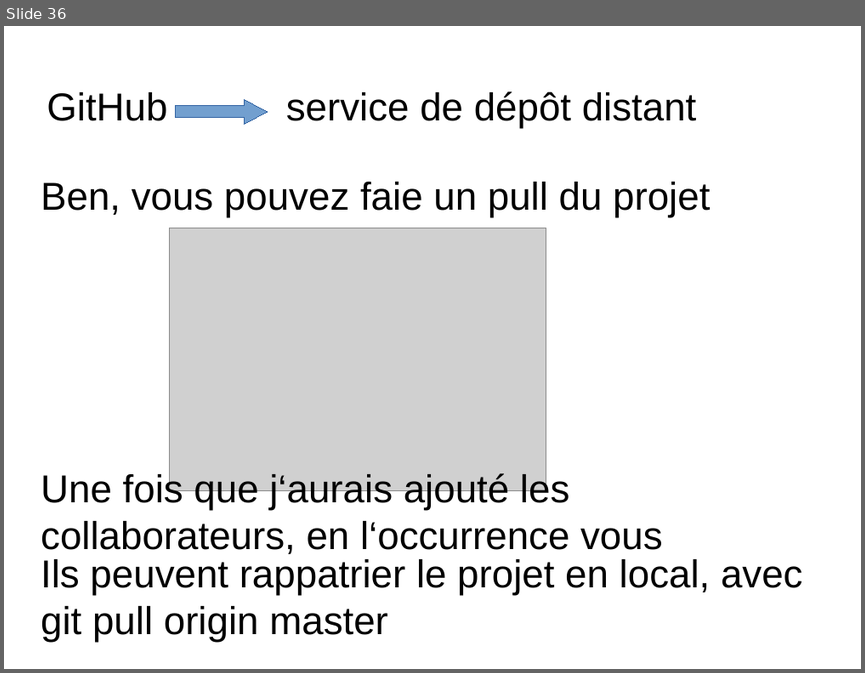
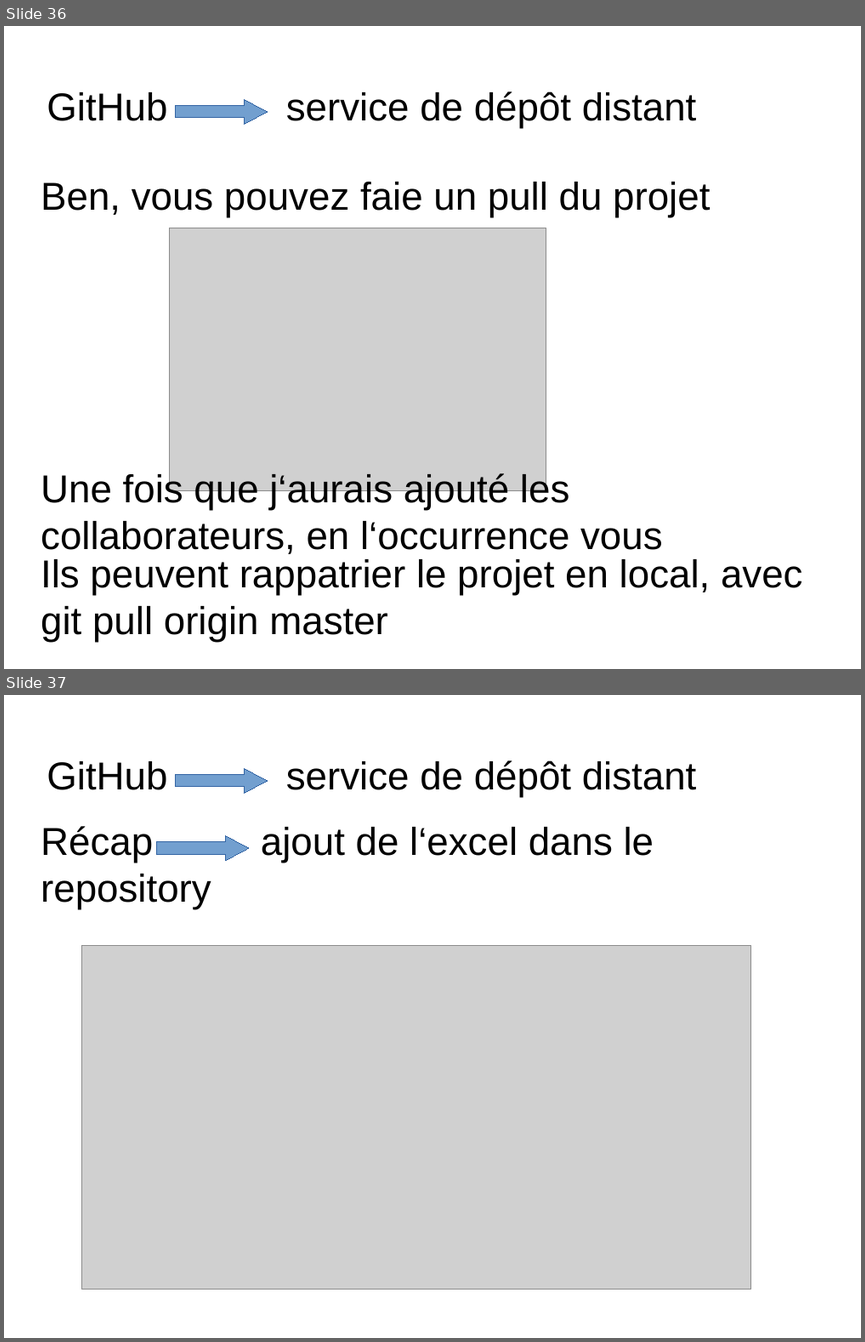
Before and after one commit to aliel18/Genwin, a slide deck: Github.pptx. Shown one above the other, each under a label of ours: slide 36 before the commit, slides 36 and 37 after it. The pictures are 865x673 and 865x1342 pixels, drawn with LibreOffice and Linux fonts; fonts in the diff are those of the drawing; grey boxes stand for pictures; background and template pictures are left out. Boxes give left, top, right and bottom in pixels: in the first picture for what was removed or moved away, otherwise in the second. Text is boxed around its words. In the diff, an @@ line names an element or a change of style, - is before the commit and + after.

```diff
--- a/Github.pptx
+++ b/Github.pptx
@@ slide 37 added at (x1=4, y1=695, x2=861, y2=1338), background picture (left out) @@
@@ text added at (x1=46, y1=760, x2=697, y2=798), 36 pt, text #000000 @@
+GitHub service de dépôt distant
@@ freeform shape added at (x1=175, y1=768, x2=267, y2=792), fill #729FCF, outline #3465A4 0.75 pt @@
@@ freeform shape added at (x1=176, y1=769, x2=268, y2=793), fill #729FCF, outline #3465A4 0.75 pt @@
@@ text added at (x1=41, y1=826, x2=654, y2=863), 36 pt, text #000000 @@
+Récap ajout de l‘excel dans le repository
@@ freeform shape added at (x1=157, y1=836, x2=249, y2=860), fill #729FCF, outline #3465A4 0.75 pt @@
@@ picture added at (x1=81, y1=946, x2=750, y2=1289) @@
```
Also in this commit, not shown: 1 slide changed, 2 other slides added.
